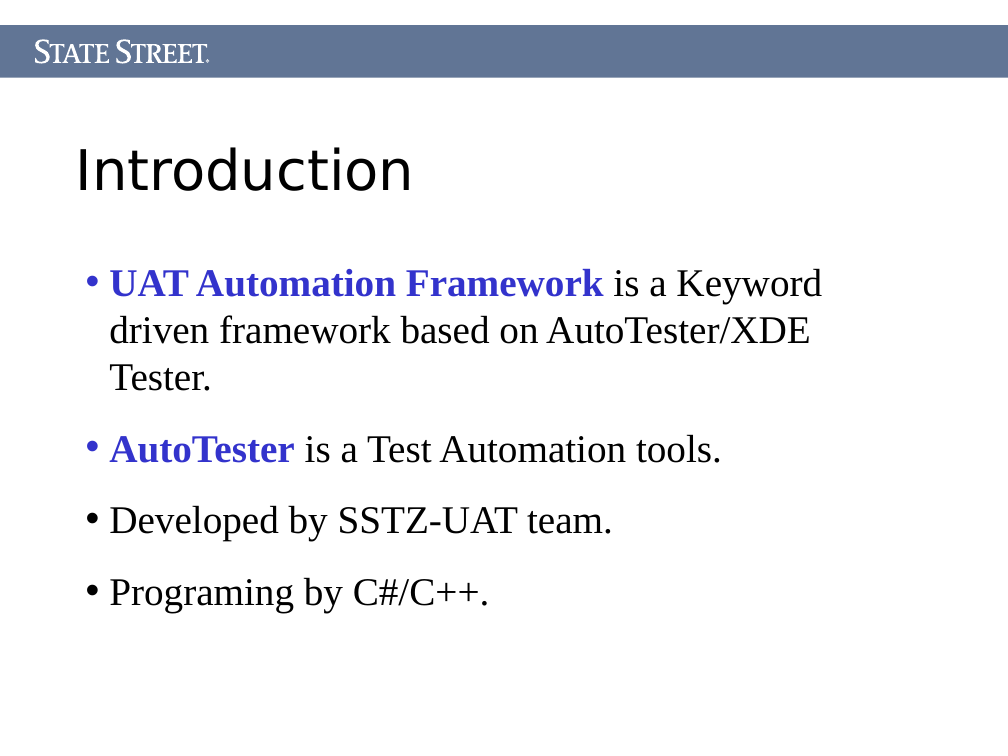
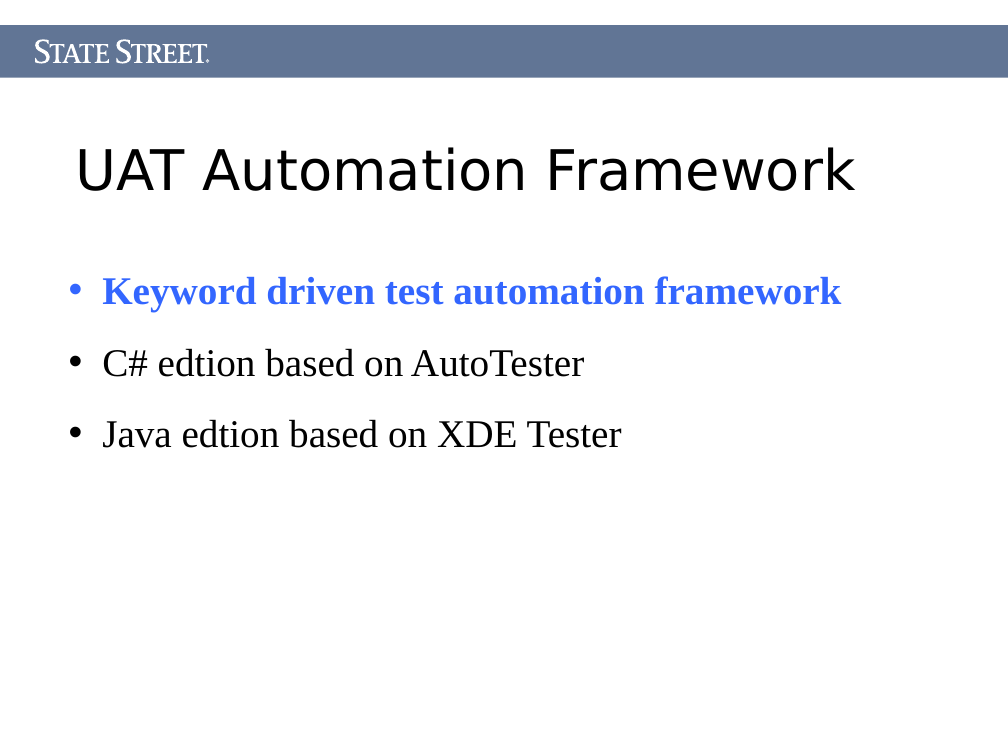
Before and after one commit to Letractively/autotester, a slide deck: slide 3 of Document/AutoTester.ppt. Drawn at 1008x756 pixels with LibreOffice and Linux fonts; fonts in the diff are those of the drawing. Boxes give left, top, right and bottom in pixels: in the first picture for what was removed or moved away, otherwise in the second. Text is boxed around its words. In the diff, an @@ line names an element or a change of style, - is before the commit and + after.

```diff
--- a/Document/AutoTester.ppt
+++ b/Document/AutoTester.ppt
@@ title at (76, 147, 856, 191): text changed @@
-Introduction
+UAT Automation Framework
@@ text at (102, 276, 842, 448): text changed @@
-• UAT Automation Framework is a Keyword driven framework based on AutoTester/XDE Tester.
-• AutoTester is a Test Automation tools.
-• Developed by SSTZ-UAT team.
-• Programing by C#/C++.
+• Keyword driven test automation framework
+• C# edtion based on AutoTester
+• Java edtion based on XDE Tester
```
Also in this commit, not shown: 2 other slides changed, 3 slides added, 1 slide removed, 4 other files.
